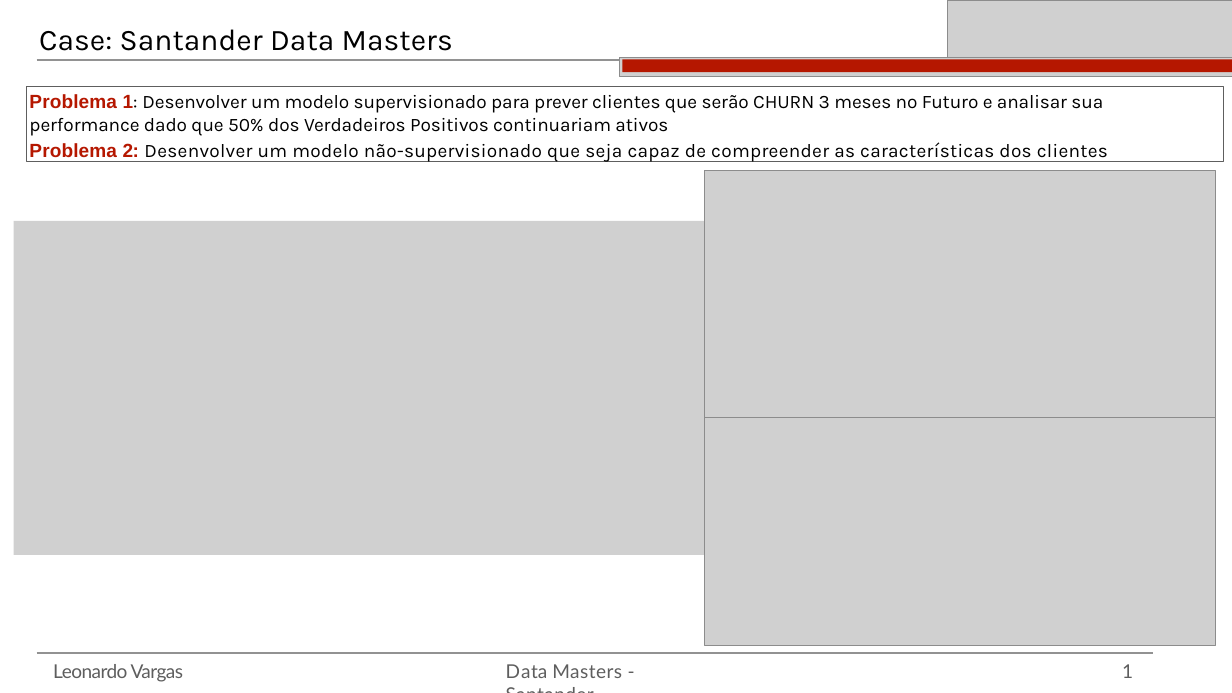
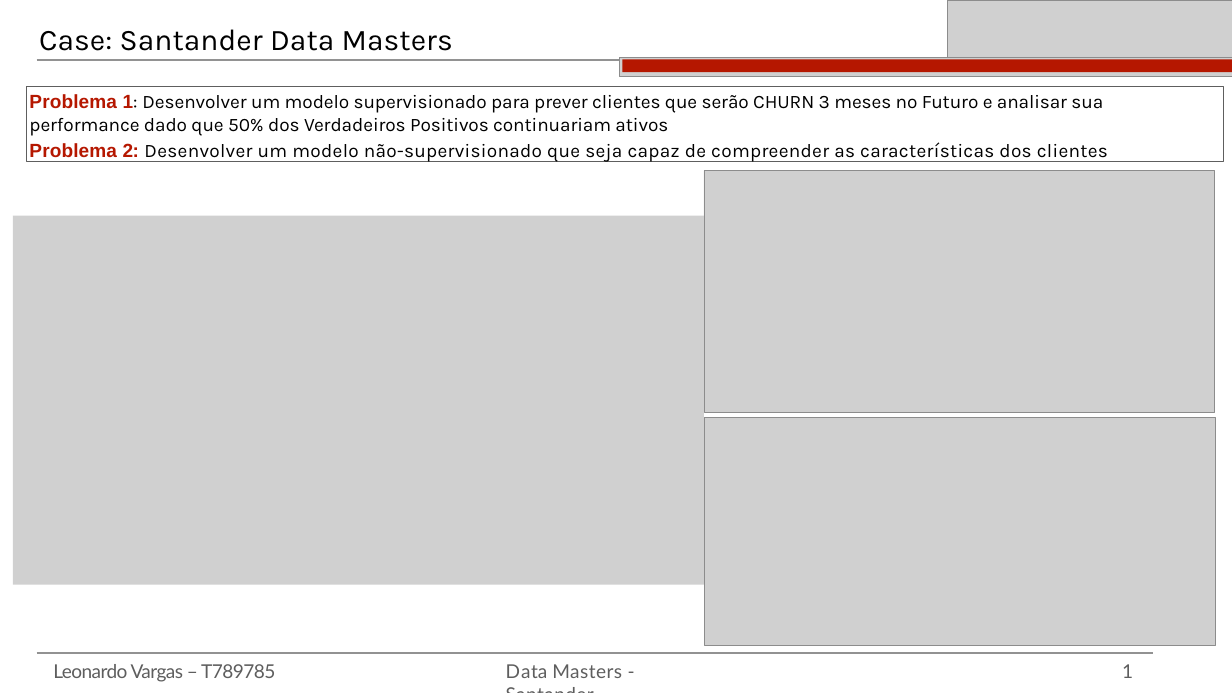
Before and after one commit to leonardovargas10/Case_Data_Master, a slide deck: slide 1 of Case_DataMasters_Leonardo_Vargas.pptx. Drawn at 1232x693 pixels with LibreOffice and Linux fonts; fonts in the diff are those of the drawing; grey boxes stand for pictures; background and template pictures are left out. Boxes give left, top, right and bottom in pixels: in the first picture for what was removed or moved away, otherwise in the second. Text is boxed around its words. In the diff, an @@ line names an element or a change of style, - is before the commit and + after.

Commit message:
Finalização Data Master

```diff
--- a/Case_DataMasters_Leonardo_Vargas.pptx
+++ b/Case_DataMasters_Leonardo_Vargas.pptx
@@ picture: place and size @@
-picture at bbox=[705, 170, 1216, 440]
+picture at bbox=[704, 170, 1215, 412]
@@ picture: place and size @@
-picture at bbox=[13, 221, 704, 555]
+picture at bbox=[13, 216, 704, 585]
@@ text at bbox=[53, 664, 275, 682]: text changed @@
-Leonardo Vargas
+Leonardo Vargas – T789785
```
Also in this commit, not shown: 2 other slides changed, 2 slides added, 4 slides removed, 2 other files.
